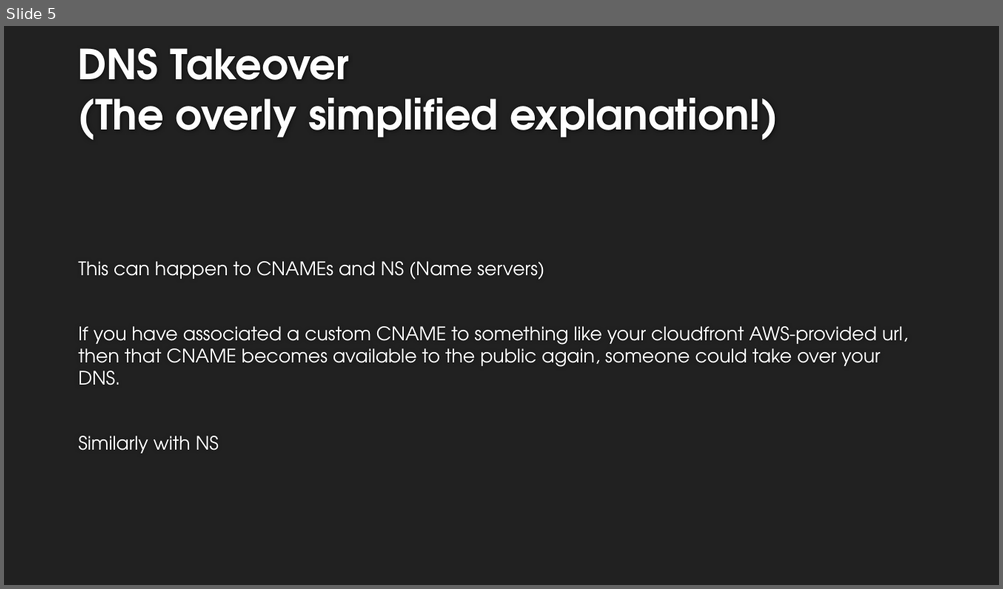
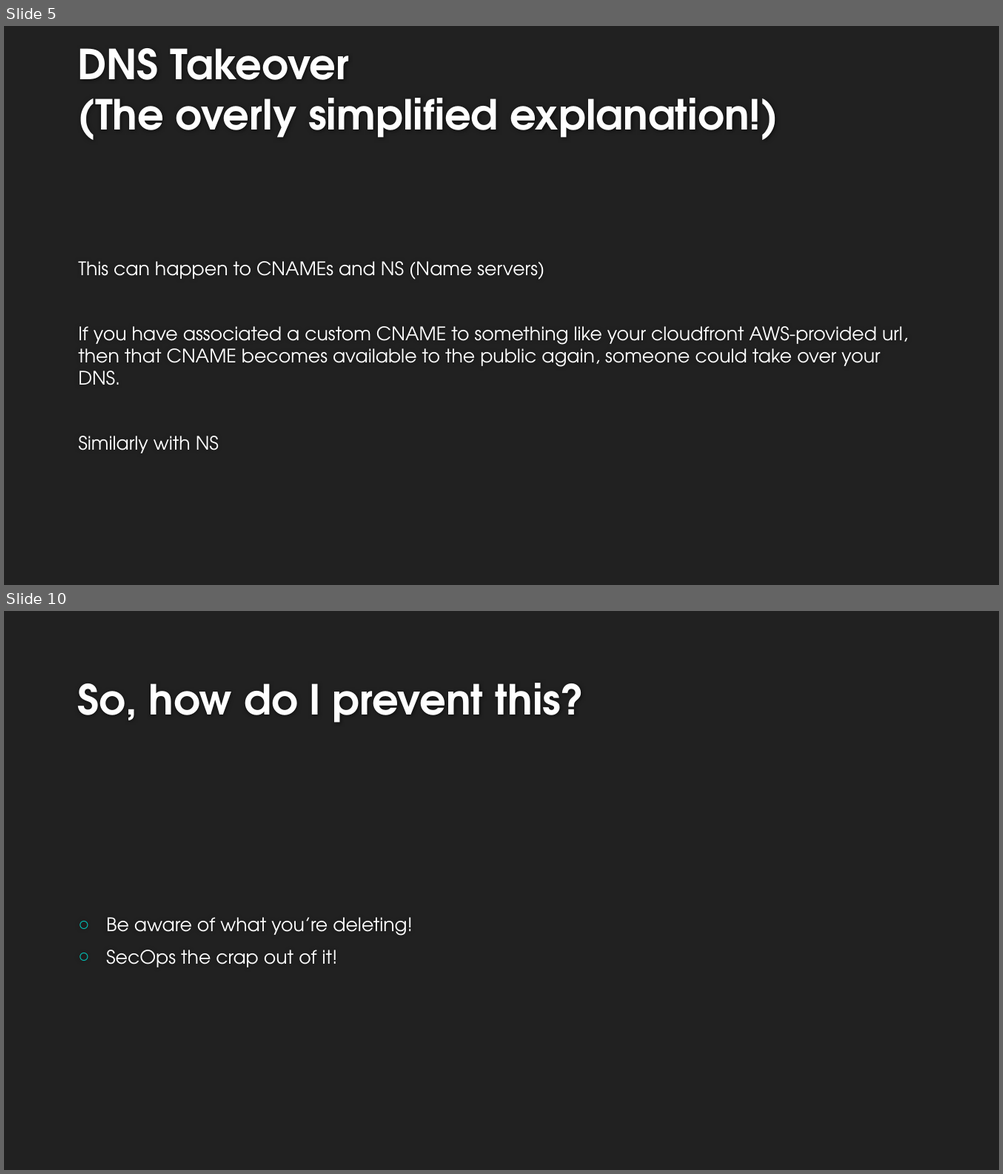
Before and after one commit to francalovescakes/cloud-network-security, a slide deck: day-1/route53.pptx. Shown one above the other, each under a label of ours: slide 5 before the commit, slides 5 and 10 after it; the slides between them are not shown. The pictures are 1003x589 and 1003x1174 pixels, drawn with LibreOffice and Linux fonts; fonts in the diff are those of the drawing; background and template pictures are left out. Boxes give left, top, right and bottom in pixels: in the first picture for what was removed or moved away, otherwise in the second. Text is boxed around its words. In the diff, an @@ line names an element or a change of style, - is before the commit and + after.

```diff
--- a/day-1/route53.pptx
+++ b/day-1/route53.pptx
@@ slide 10 added at [4,611,999,1170], background #212121 @@
@@ title added at [77,683,583,723], 40 pt, text #FEFEFE, bold @@
+So, how do I prevent this?
@@ text added at [106,917,412,968], 18 pt, text #FFFFFF @@
+○ Be aware of what you’re deleting!
+○ SecOps the crap out of it!
```
Also in this commit, not shown: 3 slides changed, 1 other slide added, 1 other file.
